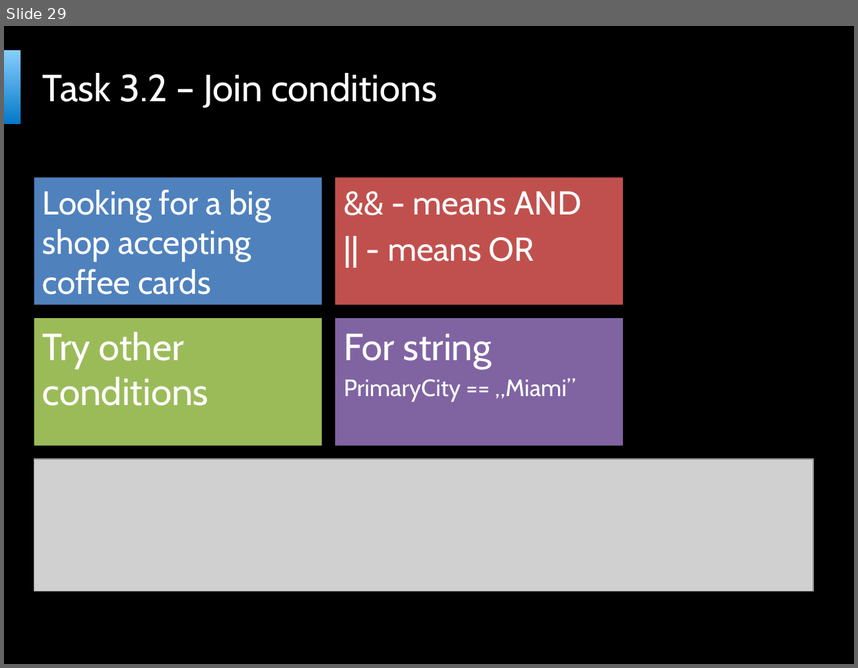
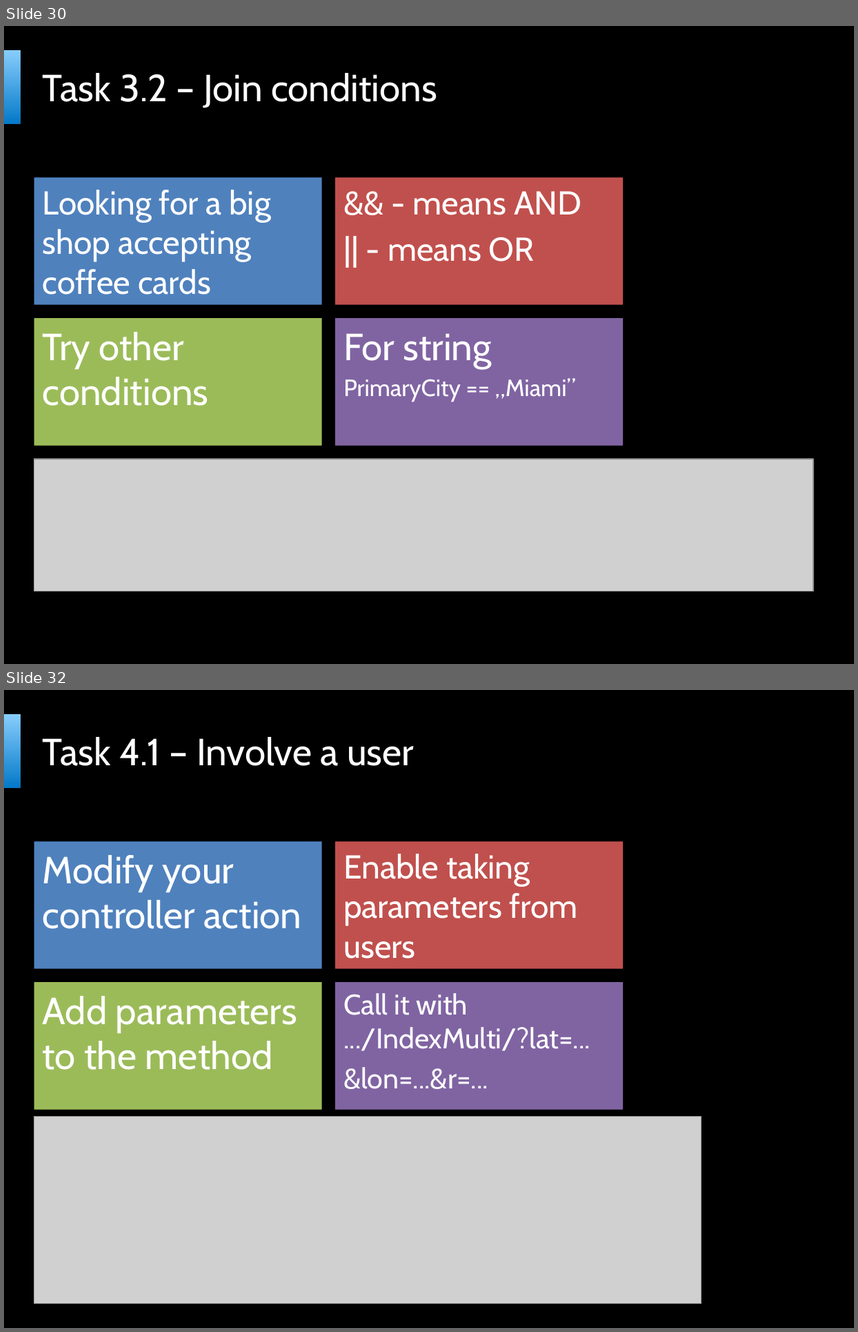
Before and after one commit to bartekwasielak/Presentation, a slide deck: Programming Made Easy.pptx. Shown one above the other, each under a label of ours: slide 29 before the commit, slides 30 and 32 after it; the slides between them are not shown. The pictures are 858x668 and 858x1332 pixels, drawn with LibreOffice and Linux fonts; fonts in the diff are those of the drawing; grey boxes stand for pictures; background and template pictures are left out. Boxes give left, top, right and bottom in pixels: in the first picture for what was removed or moved away, otherwise in the second. Text is boxed around its words. In the diff, an @@ line names an element or a change of style, - is before the commit and + after.

Commit message:
Presentation done - draft

```diff
--- a/Programming Made Easy.pptx
+++ b/Programming Made Easy.pptx
@@ slide 32 added at box(4, 690, 854, 1328), background picture (left out); not listed: 2 template elements that a slide beside it also shows @@
@@ title added at box(43, 737, 414, 766), 32 pt, text #FFFFFF @@
+Task 4.1 – Involve a user
@@ text added at box(34, 841, 322, 969), fill #4F81BD, 32 pt, text #FFFFFF @@
+Modify your controller action
@@ text added at box(335, 841, 624, 969), fill #C0504D, 28 pt, text #FFFFFF @@
+Enable taking parameters from users
@@ text added at box(34, 983, 322, 1110), fill #9BBB59, 32 pt, text #FFFFFF @@
+Add parameters to the method
@@ text added at box(335, 983, 624, 1110), fill #8064A2, 24 pt, text #FFFFFF @@
+Call it with .../IndexMulti/?lat=...
+&lon=...&r=...
@@ picture added at box(34, 1116, 701, 1303) @@
@@ what was slide 29 is now slide 30 @@
```
Also in this commit, not shown: 1 slide changed, 8 other slides added, 3 other files.
